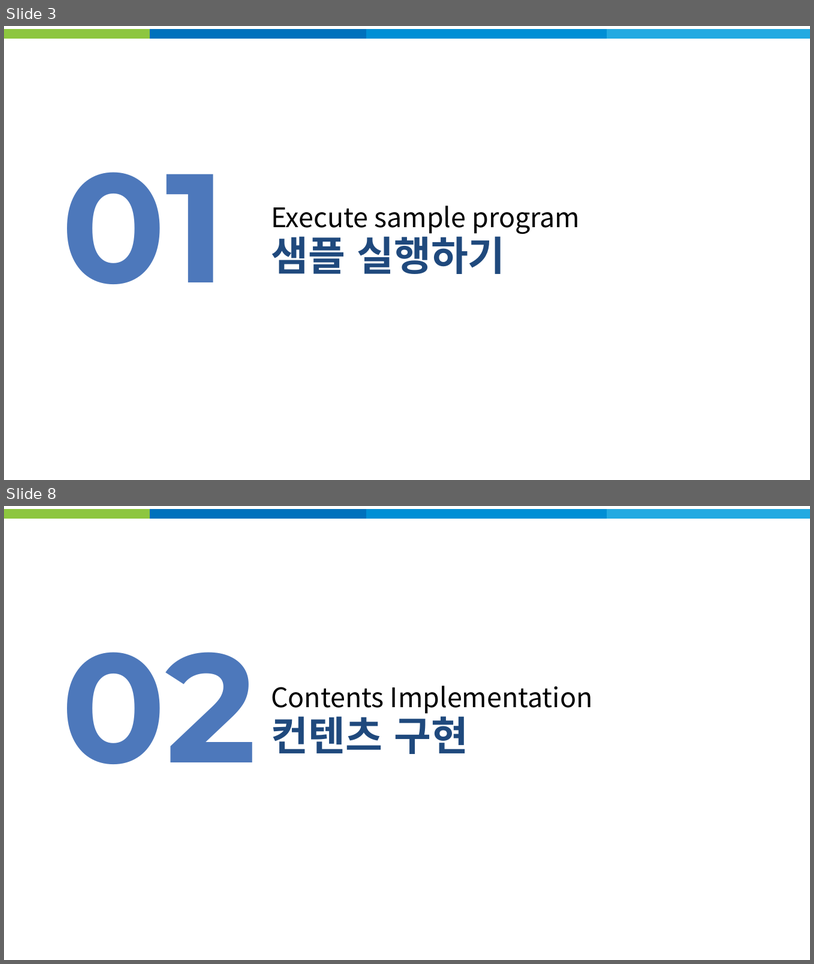
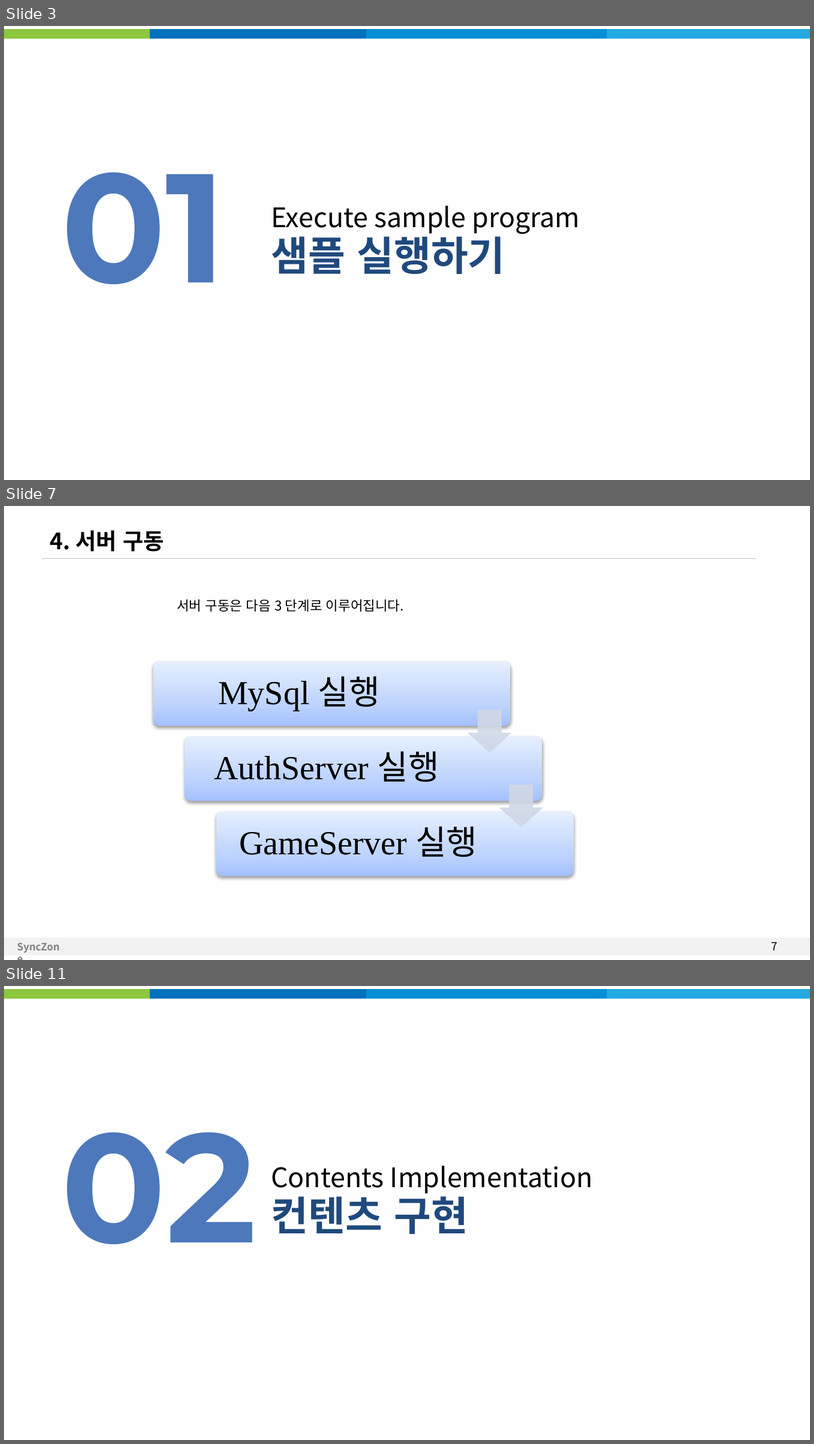
Before and after one commit to kkr3212/Examples, a slide deck: RPGGame_Docs/AegisNetwork_RPGServer.pptx. Shown one above the other, each under a label of ours: slides 3 and 8 before the commit, slides 3, 7 and 11 after it; the slides between them are not shown. The pictures are 814x964 and 814x1444 pixels, drawn with LibreOffice and Linux fonts; fonts in the diff are those of the drawing. Boxes give left, top, right and bottom in pixels: in the first picture for what was removed or moved away, otherwise in the second. Text is boxed around its words. In the diff, an @@ line names an element or a change of style, - is before the commit and + after.

```diff
--- a/RPGGame_Docs/AegisNetwork_RPGServer.pptx
+++ b/RPGGame_Docs/AegisNetwork_RPGServer.pptx
@@ slide 7 added at (4, 506, 810, 960), background #FFFFFF; not listed: 1 template element that a slide beside it also shows @@
@@ text added at (50, 530, 165, 552), 20 pt, text #000000, bold @@
+4. 서버 구동
@@ line added from (42, 558) to (756, 558), #BFBFBF 0.25 pt @@
@@ text added at (177, 599, 404, 612), 12 pt, text #000000 @@
+서버 구동은 다음 3 단계로 이루어집니다.
@@ group added at (153, 661, 573, 876): 3 rounded rectangles, 3 texts, 2 down arrows @@
+MySql 실행
+AuthServer 실행
+GameServer 실행
@@ text added at (11, 937, 71, 956), 9 pt, text #808080, bold @@
+SyncZone
@@ page number added at (771, 942, 777, 950), 10 pt, text #000000 @@
+7
@@ what was slide 8 is now slide 11 @@
```
Also in this commit, not shown: 4 slides changed, 2 other slides added, 6 other files.
